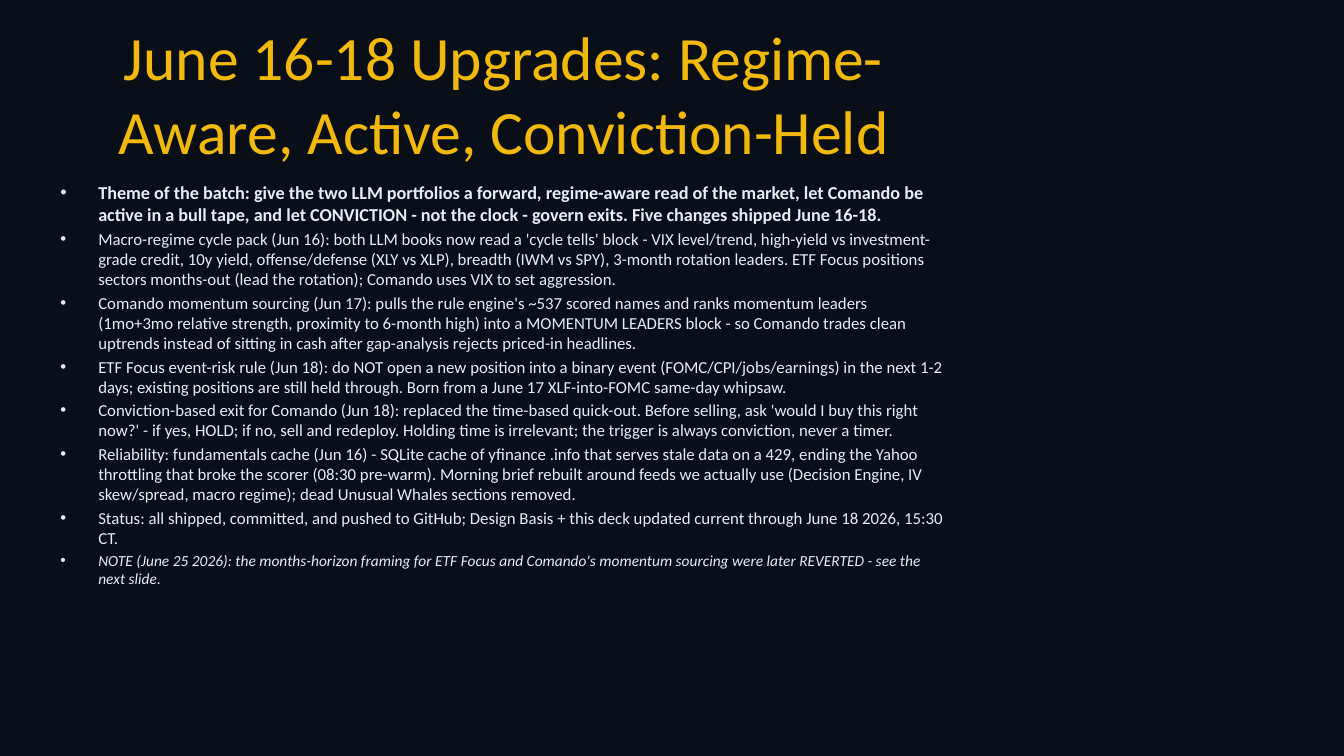
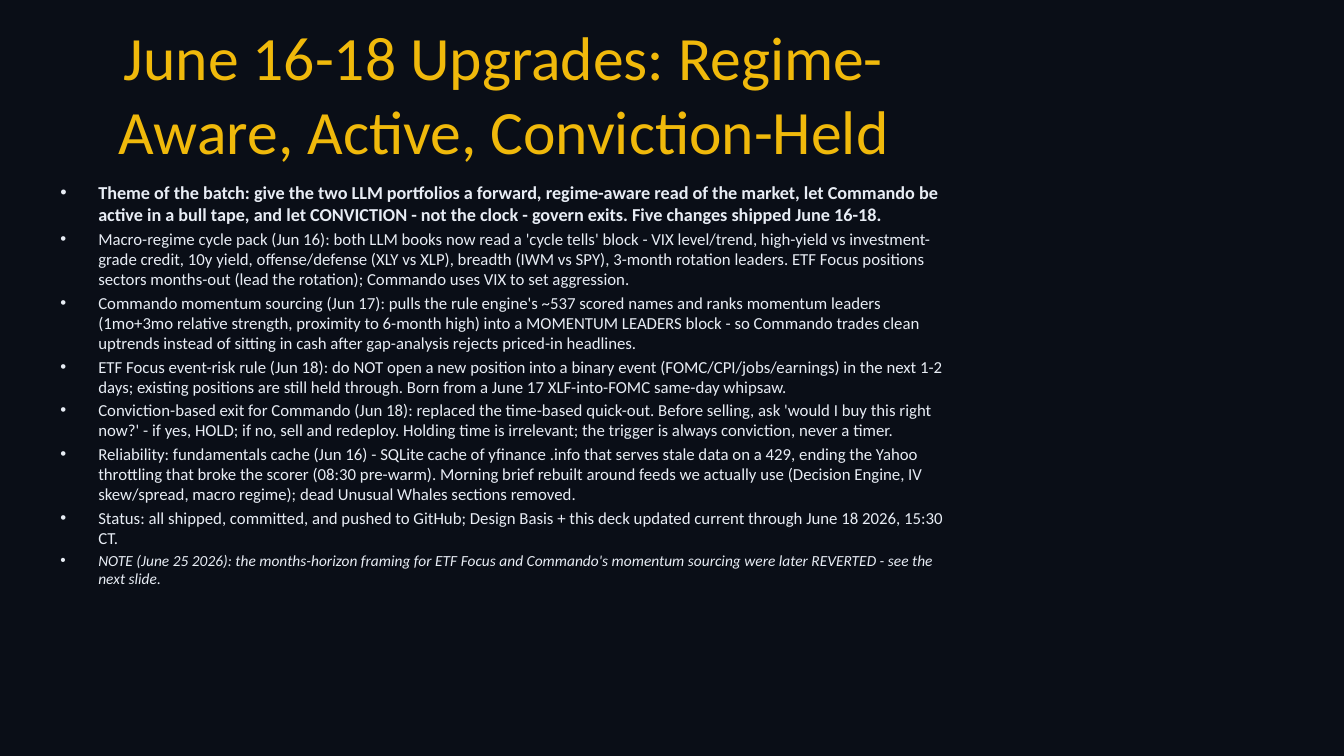
Before and after one commit to cbiggs1-tech/bigclaw-codebase, a slide deck: slide 12 of BigClaw_ShowAndTell.pptx. Drawn at 1344x756 pixels with LibreOffice and Linux fonts; fonts in the diff are those of the drawing. Boxes give left, top, right and bottom in pixels: in the first picture for what was removed or moved away, otherwise in the second. Text is boxed around its words. In the diff, an @@ line names an element or a change of style, - is before the commit and + after.

```diff
--- a/BigClaw_ShowAndTell.pptx
+++ b/BigClaw_ShowAndTell.pptx
@@ text at [98, 186, 938, 352]: text changed @@
-• Theme of the batch: give the two LLM portfolios a forward, regime-aware read of the market, let Comando be active in a bull tape, and let CONVICTION - not the clock - govern exits. Five changes shipped June 16-18.
-• Macro-regime cycle pack (Jun 16): both LLM books now read a 'cycle tells' block - VIX level/trend, high-yield vs investment-grade credit, 10y yield, offense/defense (XLY vs XLP), breadth (IWM vs SPY), 3-month rotation leaders. ETF Focus positions sectors months-out (lead the rotation); Comando uses VIX to set aggression.
-• Comando momentum sourcing (Jun 17): pulls the rule engine's ~537 scored names and ranks momentum leaders (1mo+3mo relative strength, proximity to 6-month high) into a MOMENTUM LEADERS block - so Comando trades clean uptrends instead of sitting in cash after gap-analysis rejects priced-in headlines.
+• Theme of the batch: give the two LLM portfolios a forward, regime-aware read of the market, let Commando be active in a bull tape, and let CONVICTION - not the clock - govern exits. Five changes shipped June 16-18.
+• Macro-regime cycle pack (Jun 16): both LLM books now read a 'cycle tells' block - VIX level/trend, high-yield vs investment-grade credit, 10y yield, offense/defense (XLY vs XLP), breadth (IWM vs SPY), 3-month rotation leaders. ETF Focus positions sectors months-out (lead the rotation); Commando uses VIX to set aggression.
+• Commando momentum sourcing (Jun 17): pulls the rule engine's ~537 scored names and ranks momentum leaders (1mo+3mo relative strength, proximity to 6-month high) into a MOMENTUM LEADERS block - so Commando trades clean uptrends instead of sitting in cash after gap-analysis rejects priced-in headlines.
@@ text at [98, 404, 931, 439]: text changed @@
-• Conviction-based exit for Comando (Jun 18): replaced the time-based quick-out. Before selling, ask 'would I buy this right now?' - if yes, HOLD; if no, sell and redeploy. Holding time is irrelevant; the trigger is always conviction, never a timer.
+• Conviction-based exit for Commando (Jun 18): replaced the time-based quick-out. Before selling, ask 'would I buy this right now?' - if yes, HOLD; if no, sell and redeploy. Holding time is irrelevant; the trigger is always conviction, never a timer.
@@ text at [98, 555, 932, 584]: text changed @@
-• NOTE (June 25 2026): the months-horizon framing for ETF Focus and Comando's momentum sourcing were later REVERTED - see the next slide.
+• NOTE (June 25 2026): the months-horizon framing for ETF Focus and Commando's momentum sourcing were later REVERTED - see the next slide.
```
Also in this commit, not shown: 9 other slides changed, 4 slides added, 18 other files.
